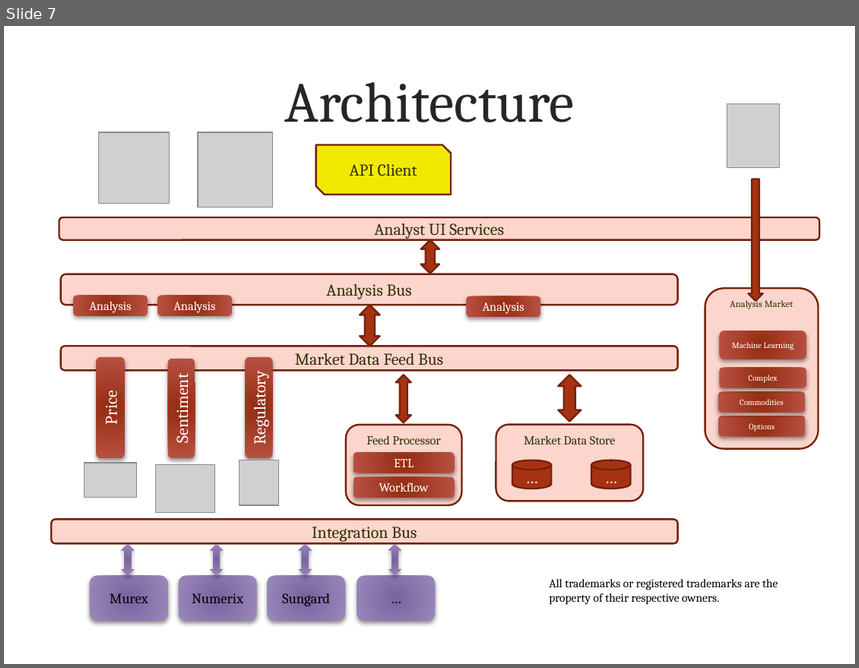
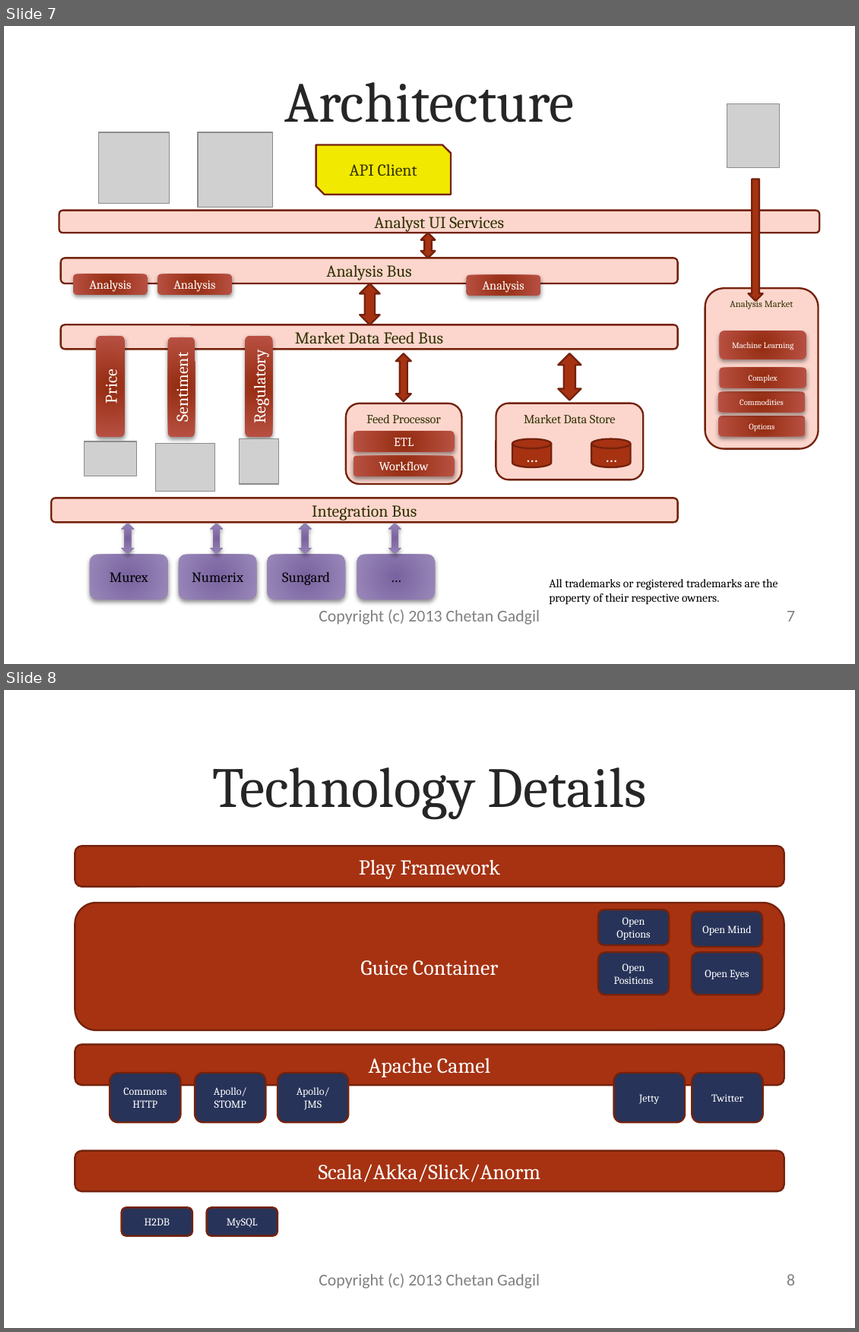
Before and after one commit to manojkumar23/optionpricing, a slide deck: openoptions/docs/OpenOptions.pptx. Shown one above the other, each under a label of ours: slide 7 before the commit, slides 7 and 8 after it. The pictures are 859x668 and 859x1332 pixels, drawn with LibreOffice and Linux fonts; fonts in the diff are those of the drawing; grey boxes stand for pictures; background and template pictures are left out. Boxes give left, top, right and bottom in pixels: in the first picture for what was removed or moved away, otherwise in the second. Text is boxed around its words. In the diff, an @@ line names an element or a change of style, - is before the commit and + after.

Commit message:
updated presentation with technology details

```diff
--- a/openoptions/docs/OpenOptions.pptx
+++ b/openoptions/docs/OpenOptions.pptx
@@ slide 8 added at (4,690,855,1328), background picture (left out) @@
@@ title added at (212,768,646,819), 48 pt, text #262626 @@
+Technology Details
@@ rounded rectangle added at (75,846,784,887), fill #A63212, outline #75230C 1.5 pt, 18 pt, text #FFFFFF @@
+Play Framework
@@ rounded rectangle added at (75,903,784,1030), fill #A63212, outline #75230C 1.5 pt, 18 pt, text #FFFFFF @@
+Guice Container
@@ rounded rectangle added at (598,910,669,945), fill #273359, outline #75230C 1.5 pt, 9 pt, text #FFFFFF @@
+Open Options
@@ rounded rectangle added at (692,911,762,947), fill #273359, outline #75230C 1.5 pt, 9 pt, text #FFFFFF @@
+Open Mind
@@ rounded rectangle added at (598,952,669,995), fill #273359, outline #75230C 1.5 pt, 9 pt, text #FFFFFF @@
+Open Positions
@@ rounded rectangle added at (692,952,762,995), fill #273359, outline #75230C 1.5 pt, 9 pt, text #FFFFFF @@
+Open Eyes
@@ rounded rectangle added at (75,1045,784,1086), fill #A63212, outline #75230C 1.5 pt, 18 pt, text #FFFFFF @@
+Apache Camel
@@ rounded rectangle added at (110,1073,180,1122), fill #273359, outline #75230C 1.5 pt, 9 pt, text #FFFFFF @@
+Commons HTTP
@@ rounded rectangle added at (195,1073,265,1122), fill #273359, outline #75230C 1.5 pt, 9 pt, text #FFFFFF @@
+Apollo/
+STOMP
@@ rounded rectangle added at (278,1073,348,1122), fill #273359, outline #75230C 1.5 pt, 9 pt, text #FFFFFF @@
+Apollo/
+JMS
@@ rounded rectangle added at (614,1073,685,1122), fill #273359, outline #75230C 1.5 pt, 9 pt, text #FFFFFF @@
+Jetty
@@ rounded rectangle added at (692,1073,762,1122), fill #273359, outline #75230C 1.5 pt, 9 pt, text #FFFFFF @@
+Twitter
@@ rounded rectangle added at (75,1151,784,1192), fill #A63212, outline #75230C 1.5 pt, 18 pt, text #FFFFFF @@
+Scala/Akka/Slick/Anorm
@@ rounded rectangle added at (122,1208,192,1236), fill #273359, outline #75230C 1.5 pt, 9 pt, text #FFFFFF @@
+H2DB
@@ rounded rectangle added at (207,1208,278,1236), fill #273359, outline #75230C 1.5 pt, 9 pt, text #FFFFFF @@
+MySQL
@@ text added at (319,1274,540,1289), 14 pt, text #808080 @@
+Copyright (c) 2013 Chetan Gadgil
@@ page number added at (787,1274,795,1286), 14 pt, text #808080 @@
+8
@@ slide 7 changed as well @@
@@ rounded rectangle "Analyst UI Services": place and size @@
-rounded rectangle "Analyst UI Services" at (59,218,820,240)
+rounded rectangle "Analyst UI Services" at (59,211,820,233)
@@ up down arrow: place and size @@
-up down arrow at (421,240,439,273)
+up down arrow at (421,233,436,259)
@@ rounded rectangle "Analysis Bus": place and size @@
-rounded rectangle "Analysis Bus" at (61,275,678,305)
+rounded rectangle "Analysis Bus" at (61,259,678,284)
@@ 16 rounded rectangles, 7 up down arrows, 3 pictures, 2 cylinders: place and size @@
-16 rounded rectangles, 7 up down arrows, 3 pictures, 2 cylinders at (52,296,678,621)
+16 rounded rectangles, 7 up down arrows, 3 pictures, 2 cylinders at (52,275,678,600)
@@ text added at (319,610,540,625), 14 pt, text #808080 @@
+Copyright (c) 2013 Chetan Gadgil
@@ page number added at (787,611,795,622), 14 pt, text #808080 @@
+7
```
Also in this commit, not shown: 7 other slides changed, 3 other slides added, 2 slides removed.
